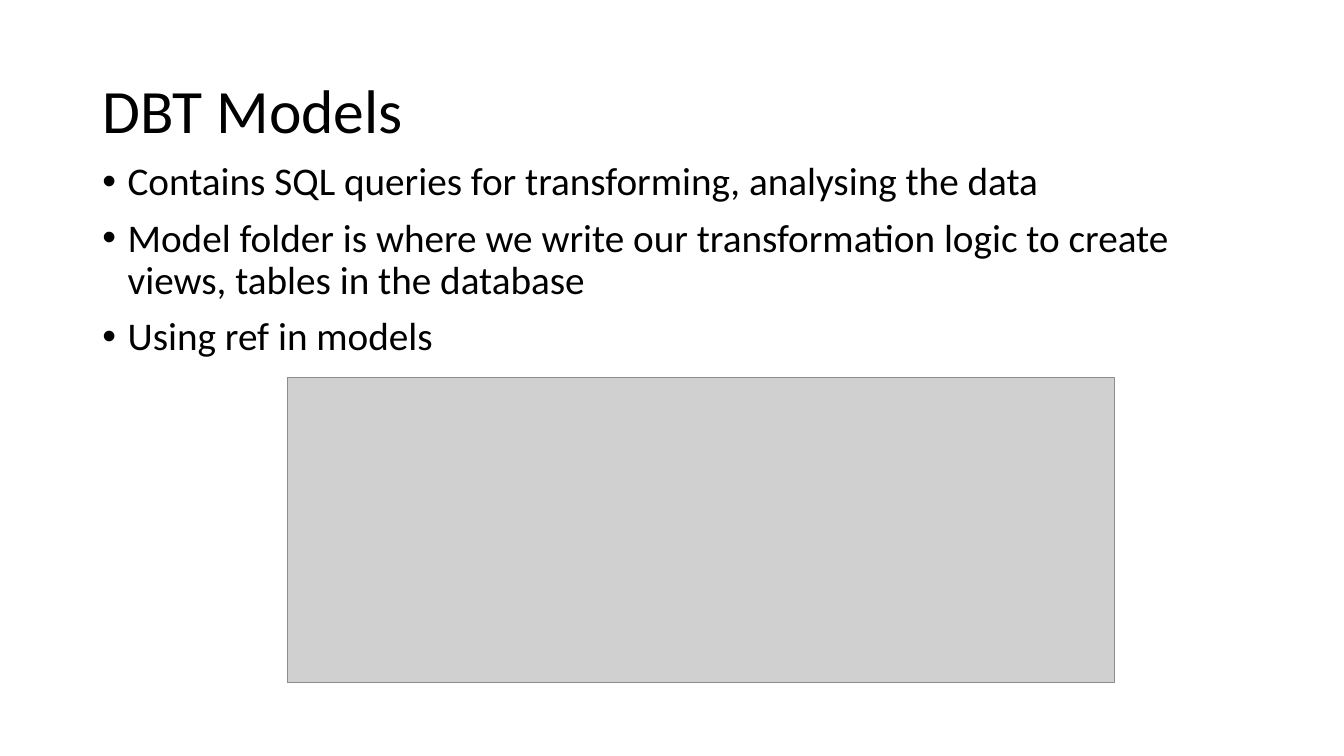
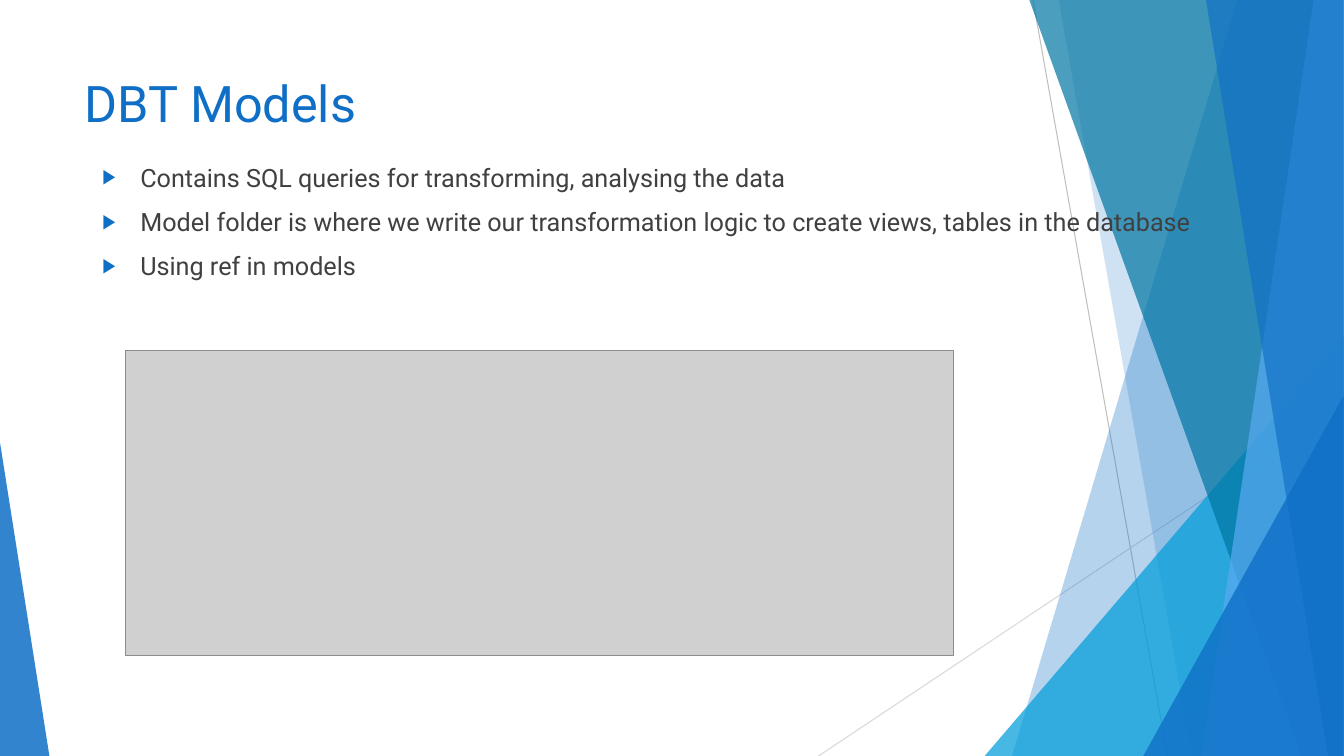
Before and after one commit to Amar-AIcloud/dbt_snowflake, a slide deck: slide 10 of DBT training.pptx (slide 8 before the commit). Drawn at 1344x756 pixels with LibreOffice and Linux fonts; fonts in the diff are those of the drawing; grey boxes stand for pictures. Boxes give left, top, right and bottom in pixels: in the first picture for what was removed or moved away, otherwise in the second. Text is boxed around its words. In the diff, an @@ line names an element or a change of style, - is before the commit and + after.

```diff
--- a/DBT training.pptx
+++ b/DBT training.pptx
@@ title "DBT Models" moved from (x1=102, y1=90, x2=402, y2=134) to (x1=85, y1=84, x2=356, y2=123) @@
@@ title "DBT Models" at (x1=85, y1=84, x2=356, y2=123): size 44 to 36 pt, font Calibri to Roboto, text colour #000000 to #0F6FC6; line spacing 0.9 to 1; vertical alignment middle to top @@
@@ text "Contains SQL queries for transforming, ..." at (x1=140, y1=168, x2=1190, y2=281): size 28 to 18 pt, font Calibri to Roboto, text colour #000000 to #404040; bullet • to ▶; line spacing 0.9 to 1 @@
@@ picture moved from (x1=287, y1=378, x2=1115, y2=683) to (x1=126, y1=351, x2=954, y2=655) @@
@@ group added at (x1=0, y1=0, x2=1344, y2=756): 5 freeform shapes, 3 triangles, 2 lines @@
```
Also in this commit, not shown: 21 other slides changed, 4 slides added, 2 slides removed, 4 other files.
